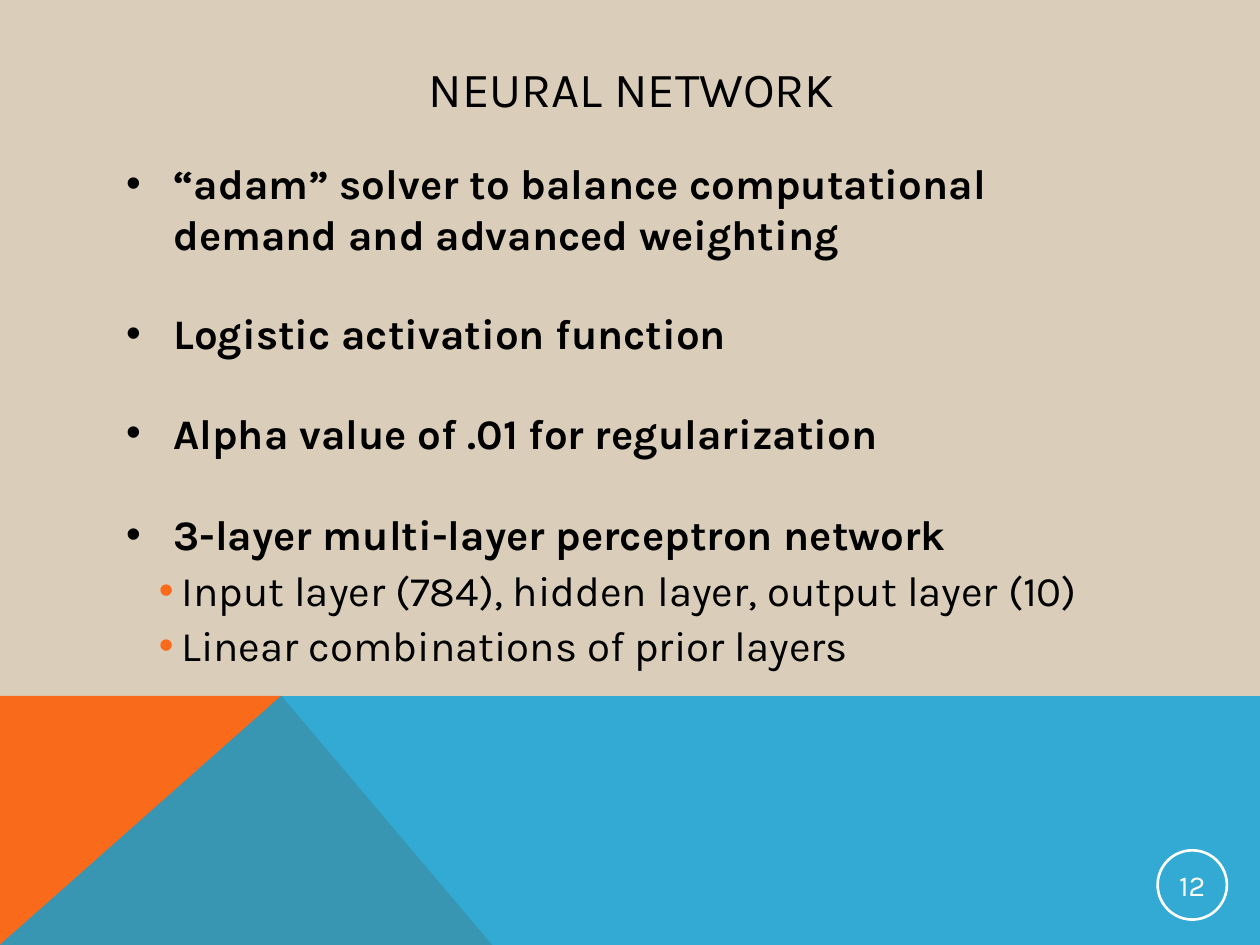
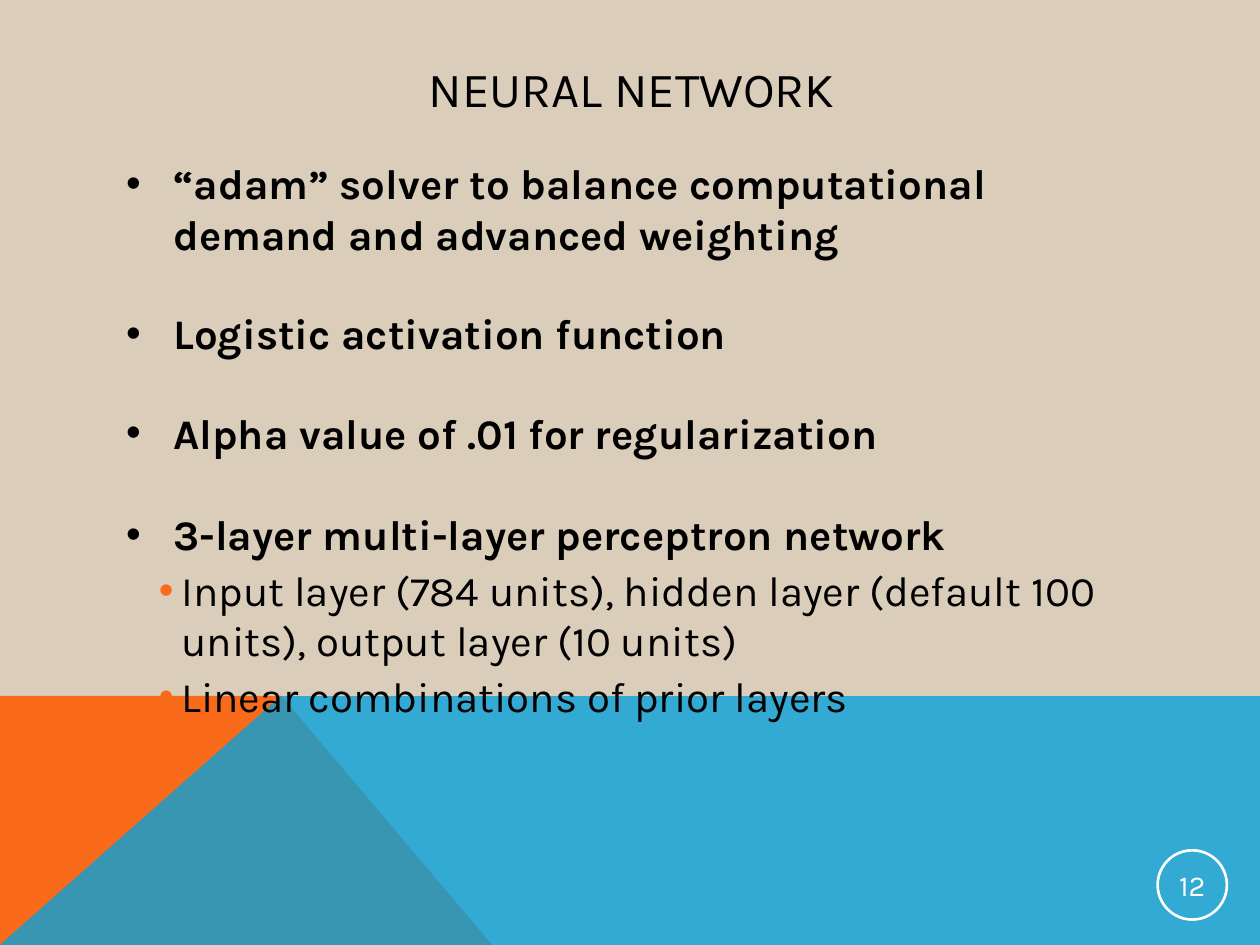
Before and after one commit to AOlden/sb-projects, a slide deck: slide 12 of CP2/CP2_deck.pptx. Drawn at 1260x945 pixels with LibreOffice and Linux fonts; fonts in the diff are those of the drawing. Boxes give left, top, right and bottom in pixels: in the first picture for what was removed or moved away, otherwise in the second. Text is boxed around its words. In the diff, an @@ line names an element or a change of style, - is before the commit and + after.

```diff
--- a/CP2/CP2_deck.pptx
+++ b/CP2/CP2_deck.pptx
@@ text at (181, 575, 1095, 667): text changed @@
-    • Input layer (784), hidden layer, output layer (10)
+    • Input layer (784 units), hidden layer (default 100 units), output layer (10 units)
```
Also in this commit, not shown: 4 other slides changed.
